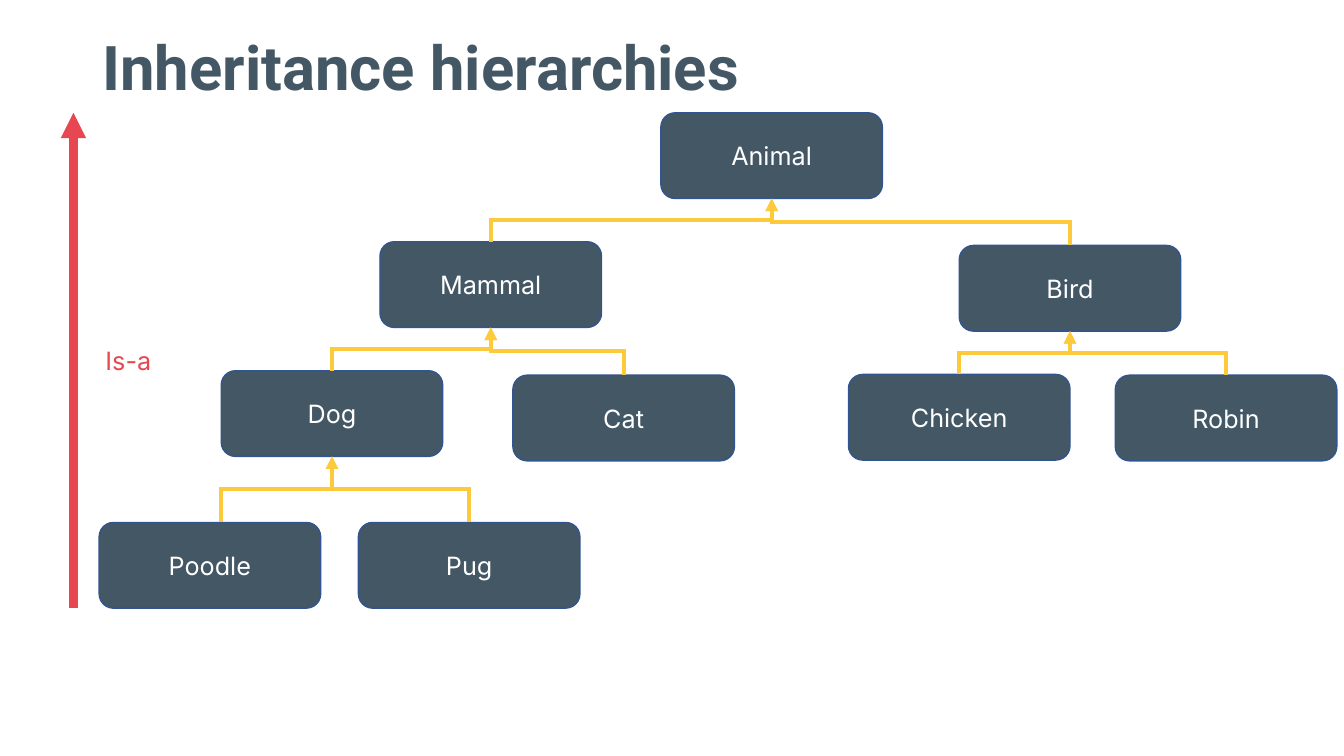
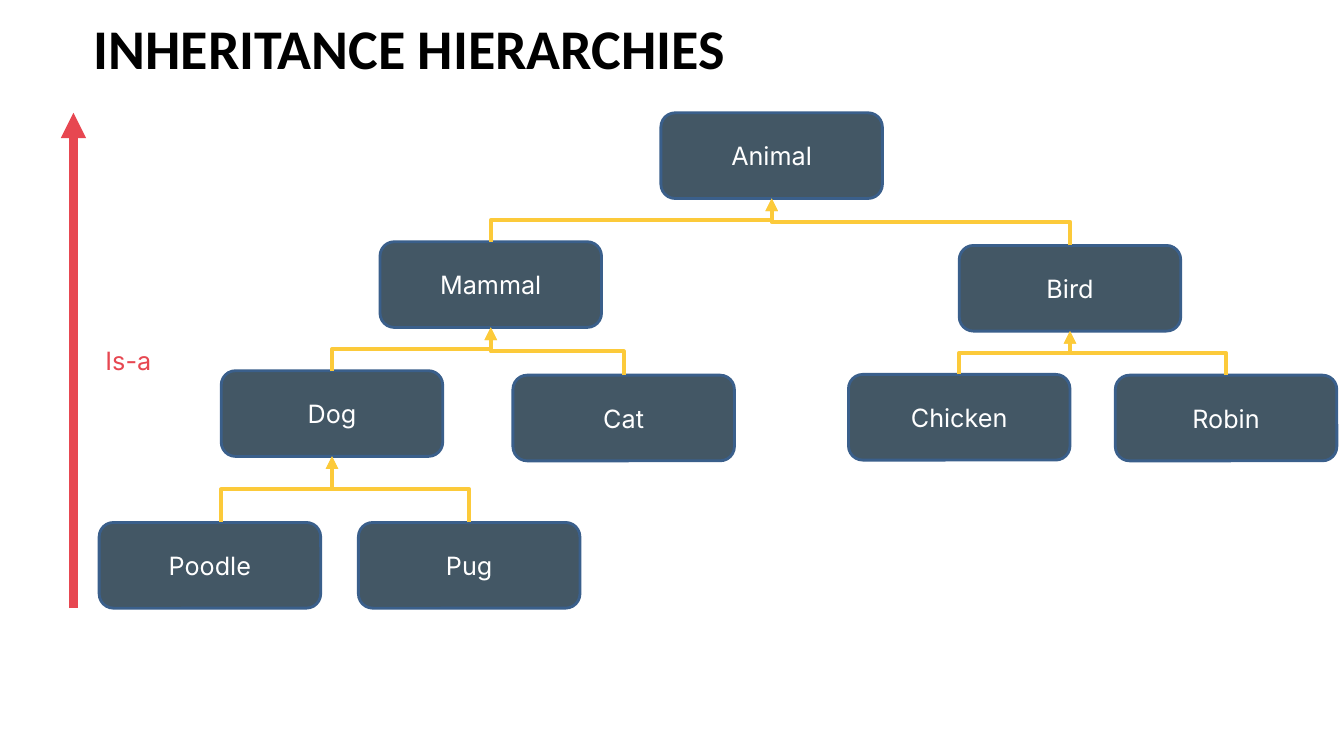
Before and after one commit to Programming-Fundamentals-SETU/prog-fund-2-jan-26, a slide deck: slide 5 of topic08-inheritance/unit-08a-lectures/talk-3-inheritance-v2/a-inheritance-v2.pptx. Drawn at 1344x756 pixels with LibreOffice and Linux fonts; fonts in the diff are those of the drawing. Boxes give left, top, right and bottom in pixels: in the first picture for what was removed or moved away, otherwise in the second. Text is boxed around its words. In the diff, an @@ line names an element or a change of style, - is before the commit and + after.

```diff
--- a/topic08-inheritance/unit-08a-lectures/talk-3-inheritance-v2/a-inheritance-v2.pptx
+++ b/topic08-inheritance/unit-08a-lectures/talk-3-inheritance-v2/a-inheritance-v2.pptx
@@ title "INHERITANCE HIERARCHIES" at box(94, 32, 725, 70): vertical alignment bottom to top @@
@@ title at box(94, 32, 725, 70): text changed; size 44 to 40 pt; font Roboto to Calibri; text colour #435765 to #000000 @@
-Inheritance hierarchies
+INHERITANCE HIERARCHIES
```
Also in this commit, not shown: 17 other slides changed, 10 other files.
